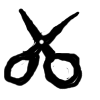
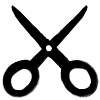
Two versions of the same layered image (100 x 100). Layer-by-layer changes:
added layer "Paint Layer 4" above "Paint Layer 3" over (x1=2, y1=0, x2=99, y2=98)
added layer "Paint Layer 3" above "Paint Layer 2" over (x1=2, y1=0, x2=99, y2=98)
hid "Paint Layer 1" over (x1=2, y1=0, x2=99, y2=98)
